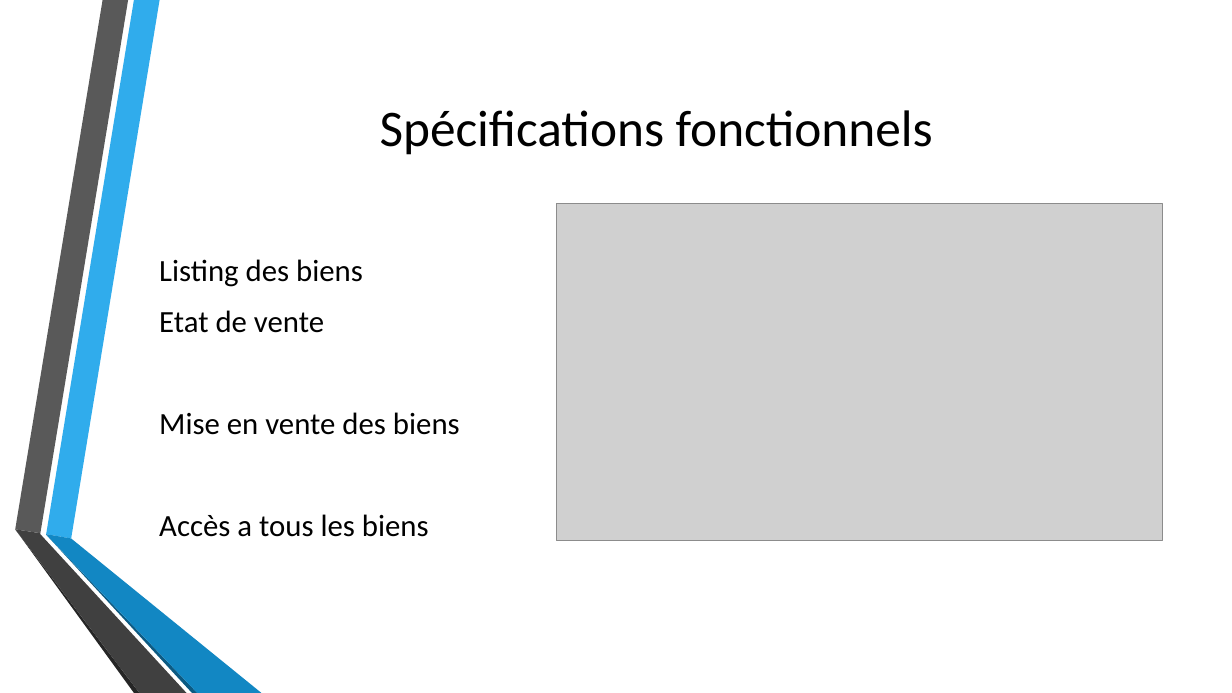
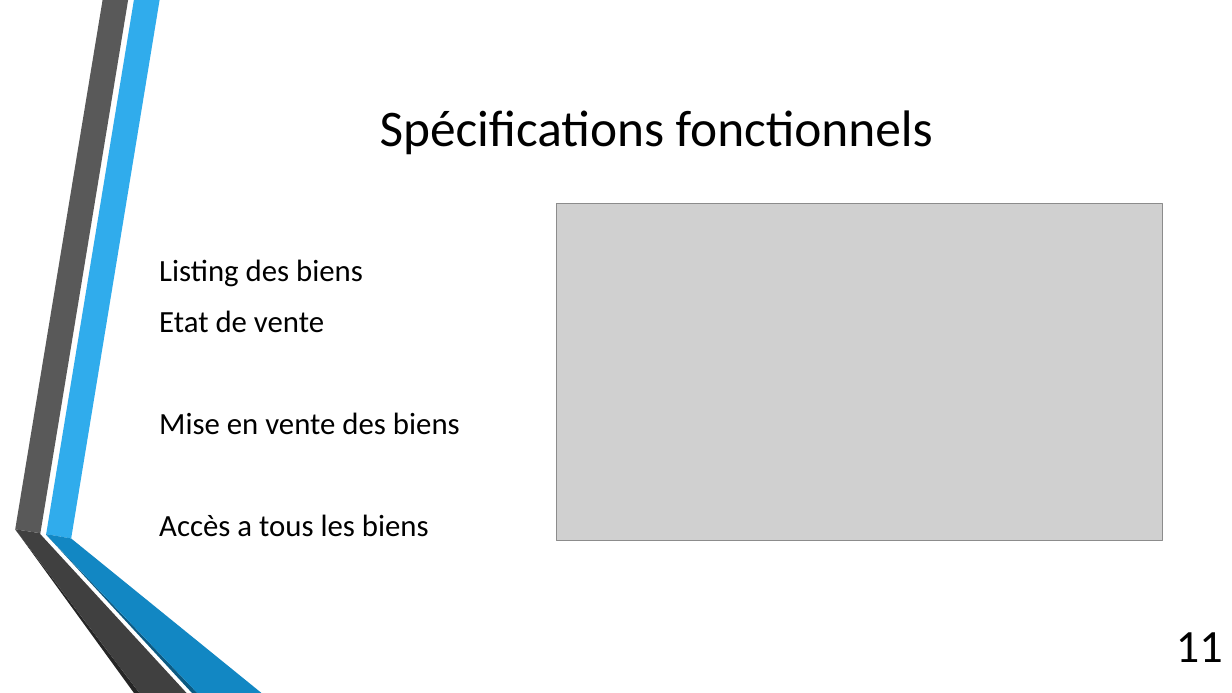
Before and after one commit to Thibaut-Comte/projetIT, a slide deck: slide 11 of PrésentationBourseEchangeSCPI.pptx. Drawn at 1232x693 pixels with LibreOffice and Linux fonts; fonts in the diff are those of the drawing; grey boxes stand for pictures; background and template pictures are left out. Boxes give left, top, right and bottom in pixels: in the first picture for what was removed or moved away, otherwise in the second. Text is boxed around its words. In the diff, an @@ line names an element or a change of style, - is before the commit and + after.

```diff
--- a/PrésentationBourseEchangeSCPI.pptx
+++ b/PrésentationBourseEchangeSCPI.pptx
@@ page number added at (x1=1176, y1=632, x2=1223, y2=662), 36 pt, text #000000 @@
+11
```
Also in this commit, not shown: 19 other slides changed.
